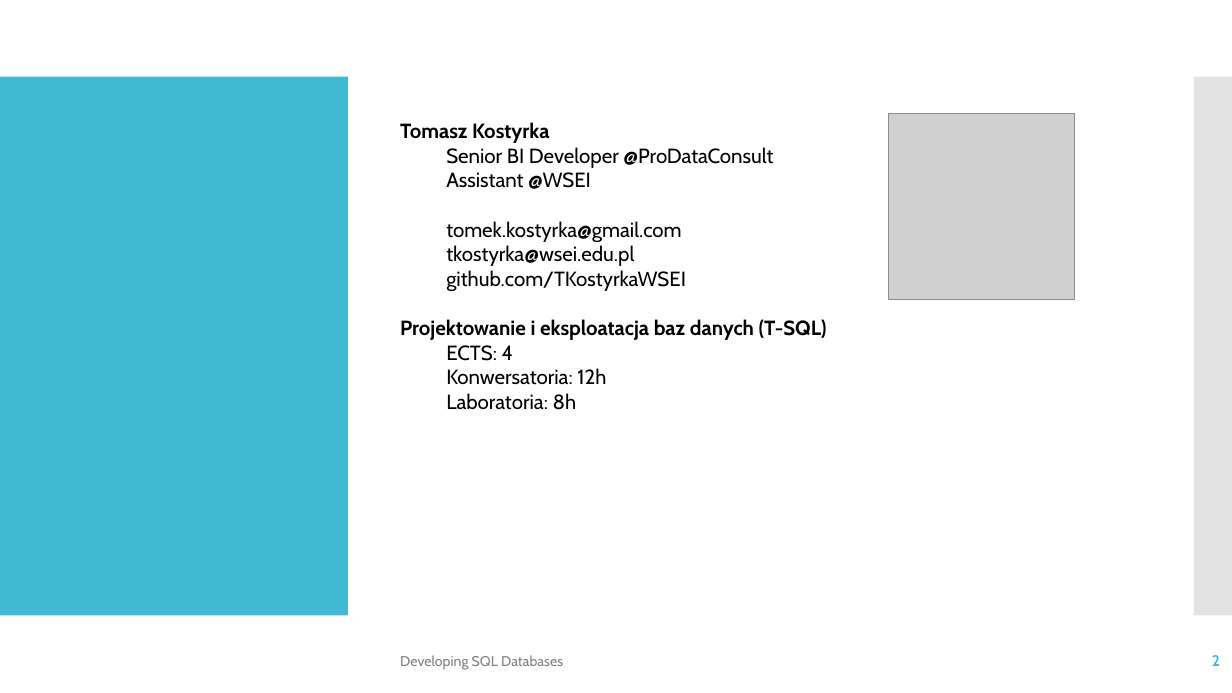
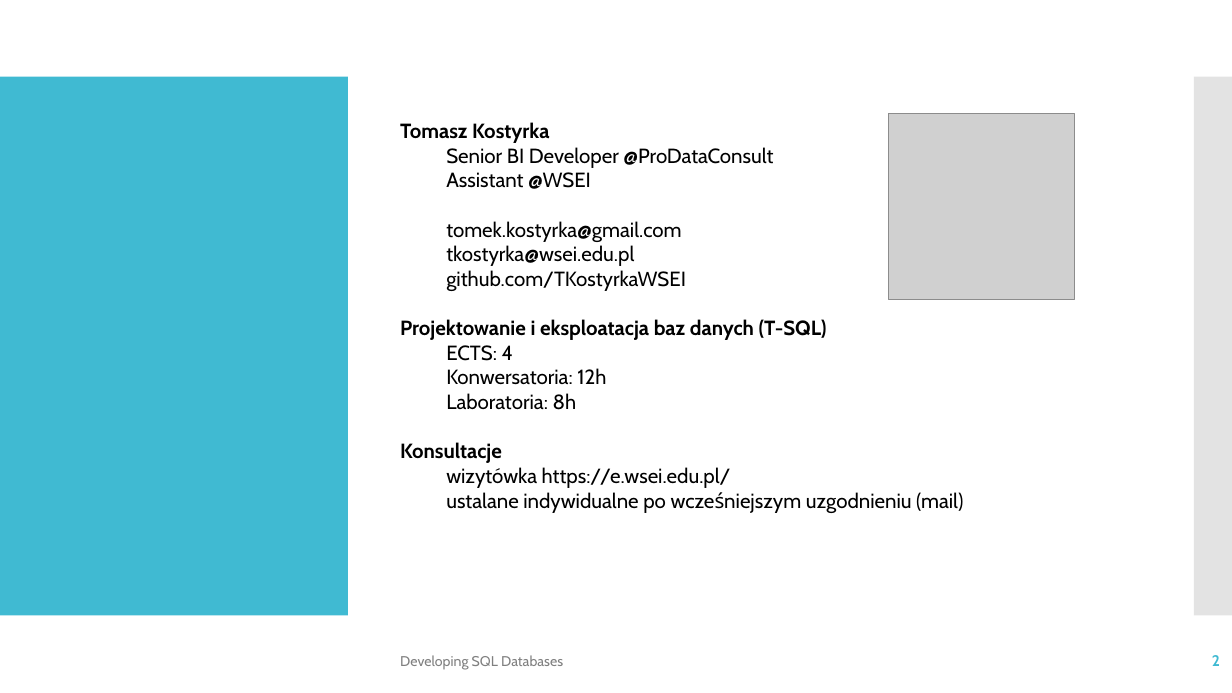
Before and after one commit to TKostyrka/70762DevSQLDB, a slide deck: slide 2 of DEVSQL_00_Intro/DEVSQL_00A_Intro.pptx. Drawn at 1232x693 pixels with LibreOffice and Linux fonts; fonts in the diff are those of the drawing; grey boxes stand for pictures. Boxes give left, top, right and bottom in pixels: in the first picture for what was removed or moved away, otherwise in the second. Text is boxed around its words. In the diff, an @@ line names an element or a change of style, - is before the commit and + after.

```diff
--- a/DEVSQL_00_Intro/DEVSQL_00A_Intro.pptx
+++ b/DEVSQL_00_Intro/DEVSQL_00A_Intro.pptx
@@ text at bbox=[400, 442, 963, 513]: paragraphs added @@
+Konsultacje
+wizytówka https://e.wsei.edu.pl/
+ustalane indywidualne po wcześniejszym uzgodnieniu (mail)
```
Also in this commit, not shown: 4 other files.
